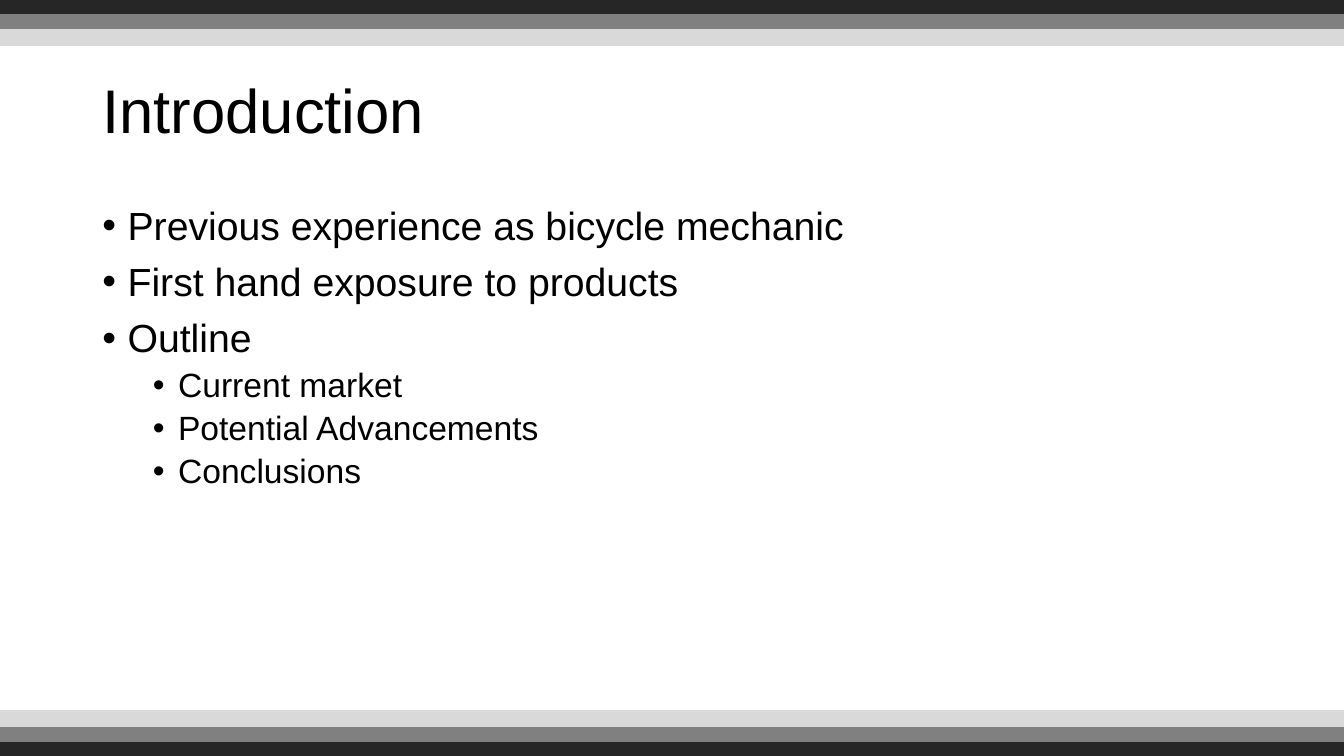
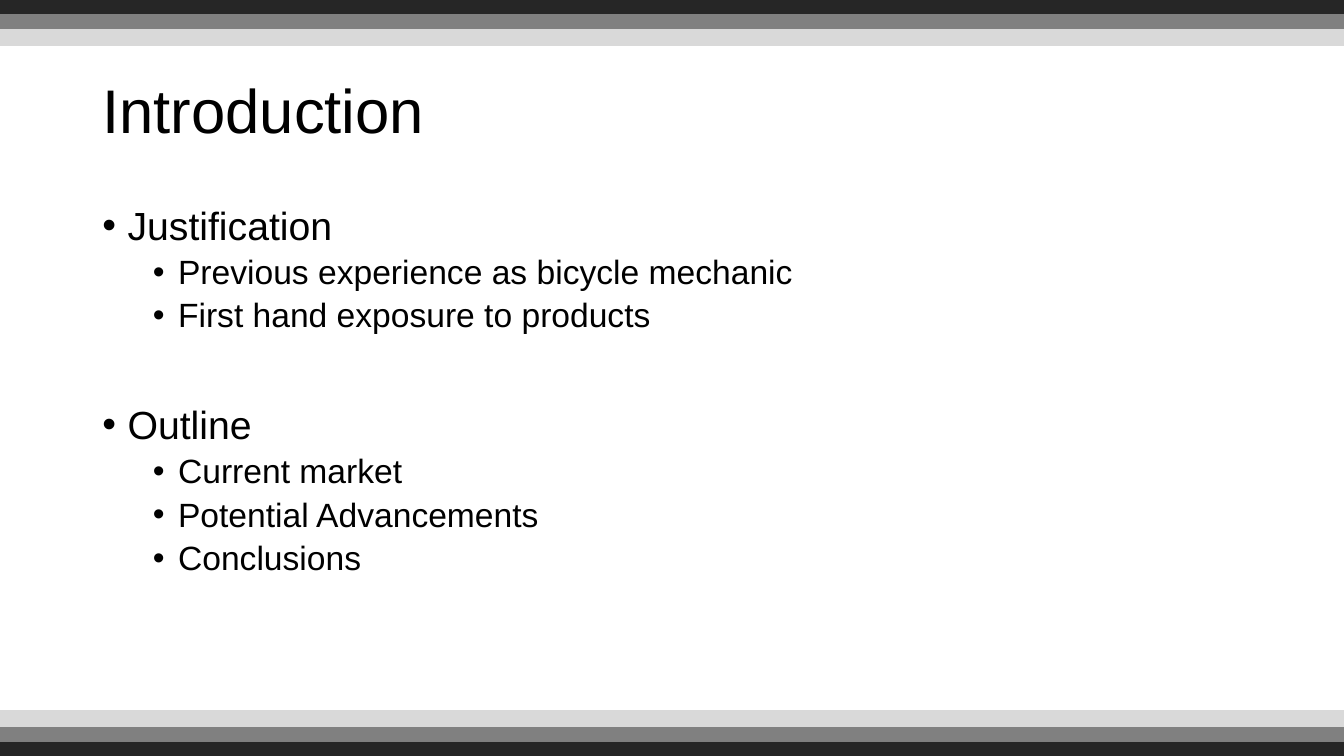
Before and after one commit to Reignable/Employment-Docs, a slide deck: slide 2 of companies/Bosch/presentation/Presentation.pptx. Drawn at 1344x756 pixels with LibreOffice and Linux fonts; fonts in the diff are those of the drawing; background and template pictures are left out. Boxes give left, top, right and bottom in pixels: in the first picture for what was removed or moved away, otherwise in the second. Text is boxed around its words. In the diff, an @@ line names an element or a change of style, - is before the commit and + after.

```diff
--- a/companies/Bosch/presentation/Presentation.pptx
+++ b/companies/Bosch/presentation/Presentation.pptx
@@ text at (x1=128, y1=211, x2=333, y2=241): paragraph added @@
+• Justification
@@ text at (x1=178, y1=259, x2=793, y2=334): size 28 to 24 pt in "Previous experience as bicycle mechanic", "First hand exposure to products"; list level 1 to 2 in "Previous experience as bicycle mechanic"; list level 1 to 2 in "First hand exposure to products" @@
```
Also in this commit, not shown: 5 other slides changed, 2 slides added, 1 slide removed, 1 other file.
